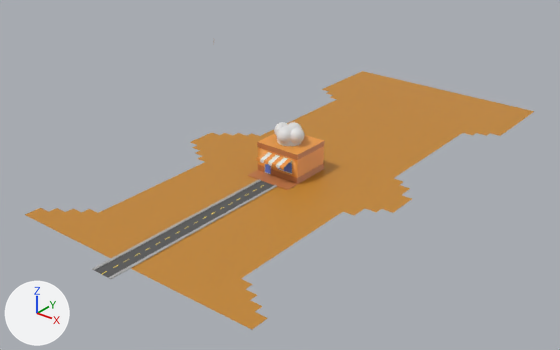
An edit to the FBX model Assets/Cenarios/Cenario Central/Fase Central.fbx, drawn before and after from the same camera.
One viewpoint serves both versions: a 50 mm camera at (64.3, -87.7, 48.6) aimed at (-6.8, 1.2, -6.5). Arrows for +X, +Y and +Z are at lower left; the lights stay in place. Where no turn or scale is listed for an object, it has been applied to the vertices.

The first picture shows 'Chapeu', 'Plano central', 'Restaurante', 'Rua Reta'.
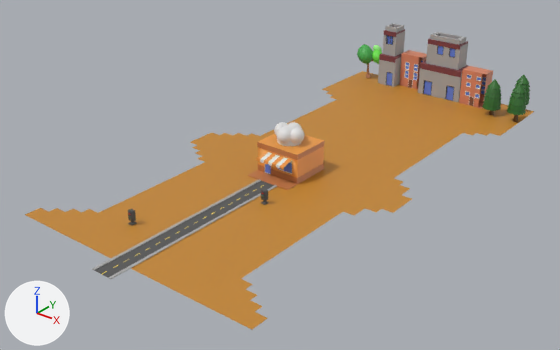
Location of each change, [x1, y1, x2, y2] in pixels of the pictures (560 x 350 px):
'Prédios.004', added: after [418, 32, 468, 102]
'Prédios.002', added: after [378, 23, 405, 87]
'Prédios.005', added (orange): after [459, 66, 493, 109]
'Prédios.003', added (orange): after [399, 50, 427, 90]
'Arvore M.002', added (green): after [507, 83, 527, 122]
'Arvore M.001', added (green): after [482, 79, 502, 115]
'Folhas 1', added: after [357, 44, 382, 64]
'Arvore M.003', added: after [515, 75, 530, 105]
'Semaforo.001', added: after [128, 209, 137, 226]
'Semaforo', added: after [261, 189, 269, 205]

Edits to the bpy script that builds the scene:
```text
Add ob_arvore_1:
    ob_arvore_1 = bpy.data.objects.new('Arvore 1', me_cube_006)  # 120 vertices, 118 faces; spans x -1.67..2.26, y -1.23..1.37, z -3.34..1.58; in mat_rocha__tronco_da_arvore_001 (orange #b98360)
    ob_arvore_1.location = (-15.3, 40.1, 1.5)
Add ob_arvore_m_002:
    ob_arvore_m_002 = bpy.data.objects.new('Arvore M.002', me_cylinder_003)  # 157 vertices, 101 faces; spans x -1.61..1.6, y -1.62..1.58, z -3.52..3.57; in mat_marrom_tronco (brown #694723), mat_verde_arvore (dark green #2f6e2a)
    ob_arvore_m_002.location = (17.5, 36.5, 1.4)
Add ob_prédios_002:
    ob_prédios_002 = bpy.data.objects.new('Prédios.002', me_cube_011)  # 209 vertices, 177 faces; spans x -6.36..-2.74, y -1.6..2.68, z -0.92..10.54; in mat_janela__barco_001 (blue #6785e7), mat_pintura_predios_3 (brown #7d3f46), mat_janelas_predio__bancada__fogao_001 (grey #ababab), mat_janelas_predio__telhado_cabana__barco__fogao (black #171717)
    ob_prédios_002.location = (-5.6, 40.2, -1.1)
Add ob_semaforo:
    ob_semaforo = bpy.data.objects.new('Semaforo', me_cube_009)  # 300 vertices, 243 faces; spans x -0.43..0.43, y -0.5..0.4, z -0.09..1.95; in mat_rua_001 (dark grey #5a5a5a), mat_geladeira (red #e71721), mat_material_001 (green #37a238)
    ob_semaforo.location = (3.0, -14.4, -1.9)
Add ob_prédios_004:
    ob_prédios_004 = bpy.data.objects.new('Prédios.004', me_cube_013)  # 215 vertices, 181 faces; spans x 2.6..11.07, y -1.6..2.68, z -0.92..10.54; in mat_janela__barco_001 (blue #6785e7), mat_pintura_predios_3 (brown #7d3f46), mat_janelas_predio__bancada__fogao_001 (grey #ababab), mat_janelas_predio__telhado_cabana__barco__fogao (black #171717)
    ob_prédios_004.location = (-5.6, 40.2, -1.1)
Add ob_arvore_m_003:
    ob_arvore_m_003 = bpy.data.objects.new('Arvore M.003', me_cylinder_005)  # 157 vertices, 101 faces; spans x -3.41..-0.25, y 4.42..7.57, z -3.43..3.17; in mat_marrom_tronco_3_001 (brown #694723), mat_verde_arvore_3_001 (dark green #2f6e2a)
    ob_arvore_m_003.location = (17.5, 36.5, 1.4)
Add ob_prédios_003:
    ob_prédios_003 = bpy.data.objects.new('Prédios.003', me_cube_012)  # 318 vertices, 301 faces; spans x -2.38..2.31, y -0.04..2.66, z -0.87..5.63; in mat_pintura_predio__cabana (brown #85523e), mat_pintura_predio_2 (orange #d98768), mat_chapeu_restaurante__barco_001 (white #e7e7e7), mat_janela__barco_001 (blue #6785e7)
    ob_prédios_003.location = (-5.6, 40.2, -1.1)
Add ob_arvore_m_001:
    ob_arvore_m_001 = bpy.data.objects.new('Arvore M.001', me_cylinder_001)  # 157 vertices, 101 faces; spans x -1.62..1.59, y -1.6..1.6, z -3.07..3.53; in mat_marrom_tronco_3_001 (brown #694723), mat_verde_arvore_3_001 (dark green #2f6e2a)
    ob_arvore_m_001.location = (12.8, 36.8, 1.1)
Add ob_prédios_005:
    ob_prédios_005 = bpy.data.objects.new('Prédios.005', me_cube_014)  # 356 vertices, 303 faces; spans x 11.35..16.04, y -1.74..0.96, z -0.87..5.63; in mat_pintura_predio__cabana (brown #85523e), mat_pintura_predio_2 (orange #d98768), mat_chapeu_restaurante__barco_001 (white #e7e7e7), mat_janela__barco_001 (blue #6785e7)
    ob_prédios_005.location = (-5.6, 40.2, -1.1)
Add ob_folhas_1:
    ob_folhas_1 = bpy.data.objects.new('Folhas 1', me_mesh)  # 78 vertices, 72 faces; spans x -4.07..1.34, y -2.78..2.92, z -1.63..2.08; in mat_verde_rocha__terreno_floresta__arvore_floresta_001 (green #6fe74d), mat_arvore_floresta_001 (green #9df586), mat_verde_grama__montanha_floresta__arvore_floresta__bancada_001 (green #4aac50)
    ob_folhas_1.location = (-13.8, 40.8, 2.6)
Add ob_semaforo_001:
    ob_semaforo_001 = bpy.data.objects.new('Semaforo.001', me_cube_009.copy())
    ob_semaforo_001.location = (-6.9, -29.8, -1.9)
```
